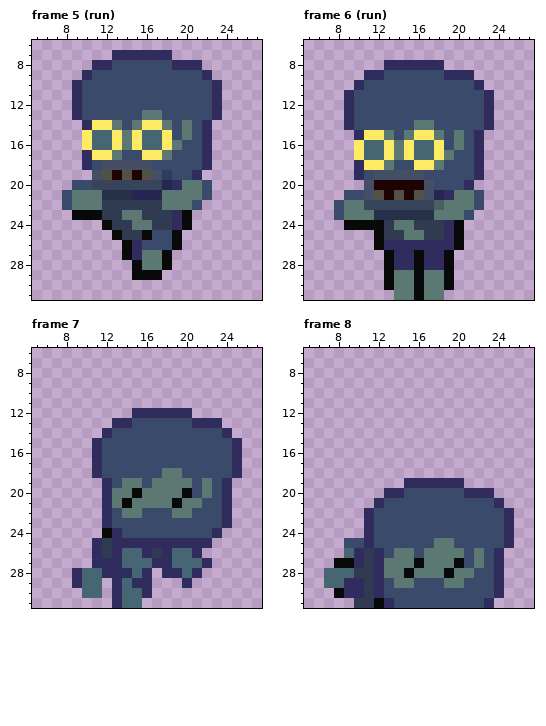
One commit to this pixel-art file: assets/sprites/enemy/zombie/enemy.aseprite. That is the earlier state.
32x32 pixels, 8 frames. Shown: frame 5 (run): x 5..27, y 6..31; frame 6 (run): x 5..27, y 6..31; frame 7: x 5..27, y 6..31; frame 8: x 5..27, y 6..31. The commit also changed other frames, which this record leaves out.
After the commit:
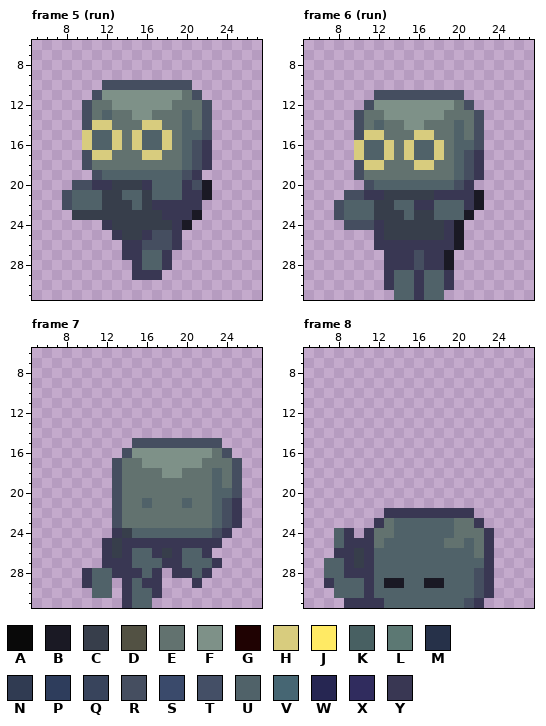
Palette (. is transparent): A #090909  B #1a1924  C #373e4b  D #525143  E #62726f  F #7e9188  G #1f0202  H #d8cc7e  J #ffea64  K #486062  L #5c7873  M #263149  N #303b52  P #2e3d5c  Q #38445c  R #454e60  S #3a4a6b  T #444f66  U #506269  V #466673  W #262652  X #302c5e  Y #393753
From old to new:
layer "zombie2" now hidden
layer "zombie" now shown
layer "Layer 1" now hidden
Changed rows in their new state; - is an unchanged pixel.
Frame 5 (run):
first column x 8:
 7 -----......-----
 8 ---...........--
 9 --.............-
10 -...RRRRRRRRR...
11 -..RFFFFFFFFER..
12 -.REEFFFFFFEEER.
13 -.REUEEFFEEEUER.
14 --RHHEEEHHEEUER-
15 --HUUHEHUUHEUUR-
16 --HUUHEHUUHEURY-
17 --RHHEEEHHEEURY-
18 --REEEEEEEEEURY-
19 ---RUUUUUUUURY--
20 -RRYYCCCYUUUYRB-
21 RUUUCCUUCUUUYYB-
22 RUUUCCCUCYYYYY--
23 -CCCCCCCCCYYYB--
24 ----YCCCCCCYB---
25 -----YCCYRRY----
26 ------YYRRRY----
27 ------YYUUY-----
28 -------YUUY-----
29 -------YYY------
Frame 6 (run):
first column x 8:
 8 -----......-----
 9 ---...........--
10 --.............-
11 -...RRRRRRRRR...
12 -..RFFFFFFFFER..
13 -.REEFFFFFFEEER.
14 -.REUEEFFEEEUER.
15 --RHHEEEHHEEUER-
16 --HUUHEHUUHEUUR-
17 --HUUHEHUUHEURY-
18 --RHHEEEHHEEURY-
19 --REEEEEEEEEURY-
20 ---RUUUUUUUURY--
21 -RRYYCCCCCYYYYB-
22 RUUUCCUUYYUUUYB-
23 RUUUCCCUCCUUUB--
24 -RRRYCCCCCCYB---
25 ----YCCCCCCYB---
26 ----YYYYYYYYB---
27 -----YYYRYYB----
28 -----YYYRYYB----
29 -----YUUYUUY----
30 -----YUUYUUY----
31 ------UUYUU-----
Frame 7:
first column x 9:
12 ------......-----
13 ----...........--
14 ---.............-
15 --....RRRRRRRRR..
16 --...RFFFFFFFFER.
17 --..REEFFFFFFEEER
18 --..REEEEFFEEEUER
19 ---.REEEEEEEEEUER
20 ---.REEEEEEEEEUUR
21 ---.REEUEEEUEEURY
22 ---.REEEEEEEEEURY
23 ---.REEEEEEEEEURY
24 ---.YCUUUUUUUURY-
25 --.YCYYYYYYYYYY--
26 --.YCYUUYCYUUY---
27 --.YYYUUUYYUUUY--
28 .YUUYYYUY.YYUY---
29 .YUU.YUYY--.Y----
30 -.UU.YUUY--------
31 ----.YUU---------
Frame 8:
first column x 7:
19 --------......-----
20 ------...........--
21 -----.............-
22 ----..YYYYYYYYY....
23 ----.YEUUUUUUEEY...
24 -UY-YEEUUUUUUEEEY..
25 -UYYYEUUUUUUEEUEY..
26 -YYCYUUUUUUUUUUEY.-
27 UUYCYUUUUUUUUUUUY.-
28 UUYYYUUUUUUUUUURY.-
29 YUUUYUBBUUBBUUURY.-
30 -UUUYUUUUUUUUUURY.-
31 --YYYYUUUUUUUURY.--
